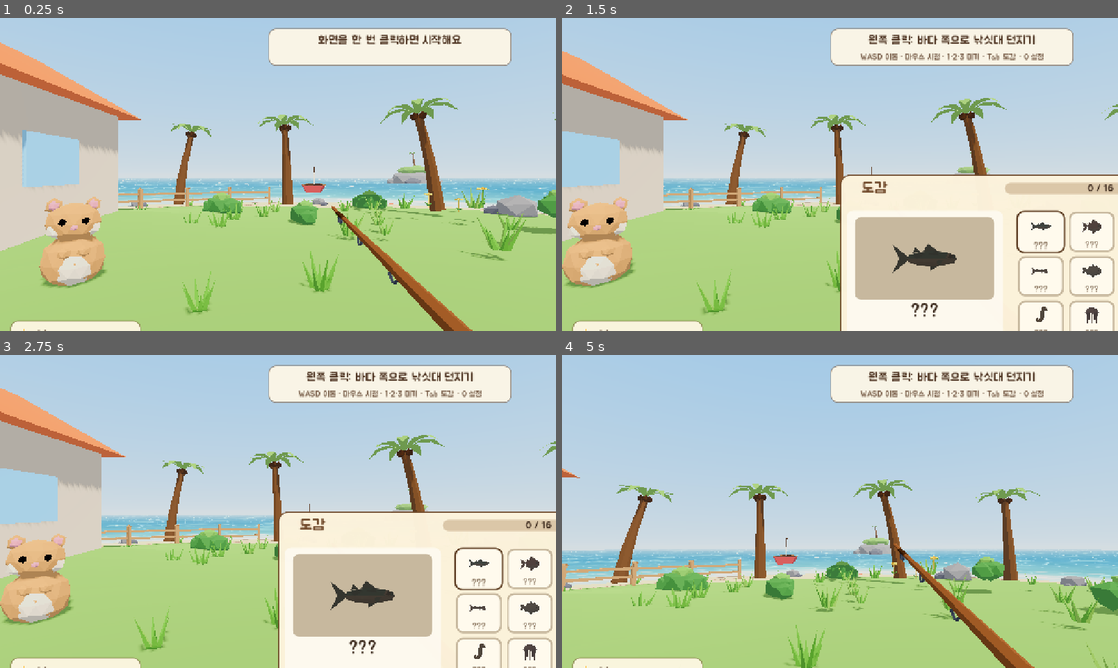
Above: before the commit, frames 1-4 (two rows, left to right).
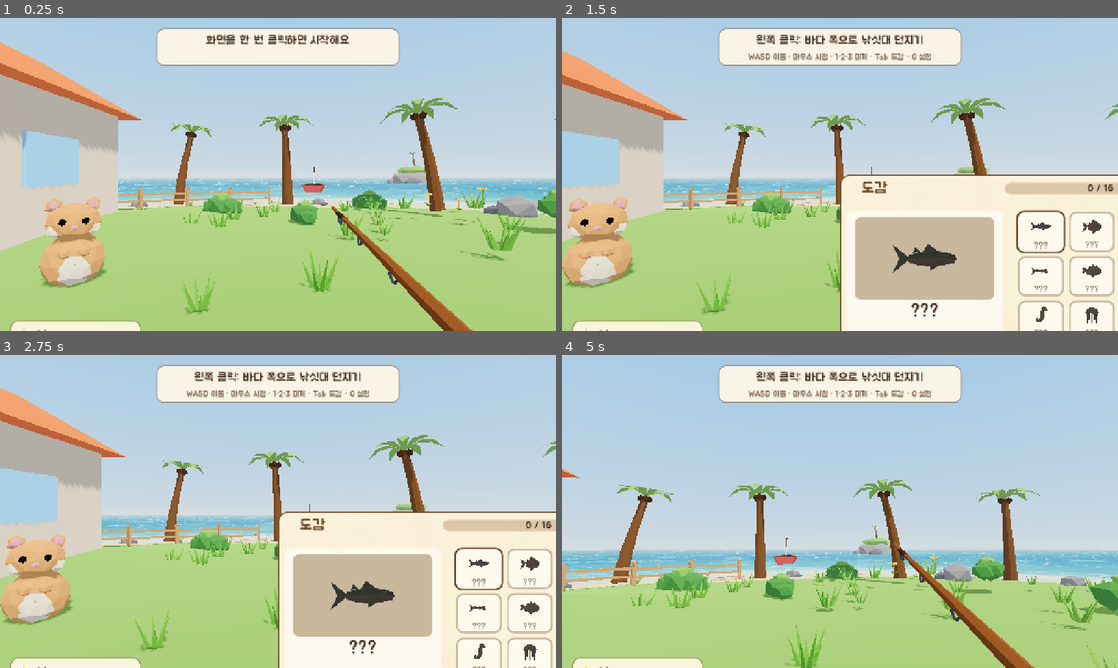
Above: after the commit, the same moments.

Repository: qudrhks36-svg/hanroro-seat-checker
Game: Godot game, scene res://main.tscn
Same seed, same stepped clock (60 frames per second), same inputs: the game is played once before the commit and once after it.
Inputs (mouse positions are in pixels of both pictures, inside the frame that each line leads up to):
- Up to frame 1 (0.25 s): no input
- Up to frame 2 (1.5 s): tap Enter at 0.5 s; move the mouse to (962, 158) at 0.52 s; hold D 0.53-1.25 s; tap E at 0.6 s; click (962, 158) at 0.67 s; tap Tab at 0.8 s; tap Space at 1.25 s; drag from (728, 190) to (812, 237) at 1.27 s
- Up to frame 3 (2.75 s): move the mouse to (333, 442) at 2.02 s; hold D from 2.03 s (still down); tap O at 2.1 s; click (333, 442) at 2.17 s; tap E at 2.3 s
- Up to frame 4 (5 s): release D at 2.75 s; drag from (812, 574) to (673, 464) at 2.77 s; move the mouse to (1006, 558) at 3.52 s; hold A 3.53-4.25 s; tap Tab at 3.6 s; click (1006, 558) at 3.67 s; tap O at 3.8 s; tap Escape at 4.15 s; drag from (673, 464) to (756, 433) at 4.27 s

The runs differ from the first frame. In frame 1, 5.4% of the frame differs, in the area x 28-92%, y 3-16%; in frame 2, 5.8%; in frame 3, 5.8%; in frame 4, 5.8%.

Commit message:
feat(godot): step 6 - NPC dialog, selling, rod upgrade
Co-Authored-By: Claude Sonnet 5.5 <noreply@anthropic.com>

Diff:
--- a/fishing-game/godot/scripts/catalog.gd
+++ b/fishing-game/godot/scripts/catalog.gd
@@ -48,6 +48,8 @@
 
 func _unhandled_input(event: InputEvent) -> void:
 	if event is InputEventKey and event.pressed and not event.echo:
+		if Game.modal != "" and Game.modal != "catalog":
+			return   # 다른 창(설정·대화)이 열려 있으면 무시
 		if event.keycode == KEY_TAB:
 			set_open(not is_open, true)
 			get_viewport().set_input_as_handled()
@@ -57,6 +59,7 @@
 
 func set_open(open: bool, relock: bool) -> void:
 	is_open = open
+	Game.modal = "catalog" if open else ""
 	root.visible = open
 	get_tree().paused = open
 	if open:
--- /dev/null
+++ b/fishing-game/godot/scripts/dialog.gd
@@ -0,0 +1,345 @@
+extends CanvasLayer
+# NPC 대화·상점 (포팅 6단계, 유니티 ShopNPC + TalkNPC + DialogView, GDD 3·9번): 바틀이(상점: 팔기·낚싯대), 끼룩이·모카(짧은 대사), 돌쇠(노을에만, 1.2배로 삼).
+# 3m 안에서 바라보고 E → 대화창. 열려 있는 동안 시간이 멈추고 마우스가 보임. 왼쪽 클릭 = 물고기 모두 팔기, 오른쪽 클릭 = 낚싯대 업그레이드(바틀이), E/Esc = 닫기.
+# 집 꾸미기(F)·낚시 대회(C) 키는 7·8단계에서 붙임. 대사·값은 data/dialog.json, data/fishing.json(낚싯대 값).
+
+const Game := preload("res://scripts/game_state.gd")
+const ThemeUI := preload("res://scripts/ui_theme.gd")
+const SaveScript := preload("res://scripts/save_data.gd")
+const SfxScript := preload("res://scripts/sfx.gd")
+const TimeScript := preload("res://scripts/time_of_day.gd")
+const DIALOG_JSON := "res://data/dialog.json"
+
+const TALK_DISTANCE := 3.0
+const LOOK_DOT := 0.8
+const W := 1080.0
+const NPC_PATHS := {"바틀이": "Island/Bartle", "끼룩이": "Island/Seagull", "모카": "Island/Cat", "돌쇠": "Island/Merchant"}
+const VOICES := {"끼룩이": "voice_seagull", "모카": "voice_cat", "돌쇠": "voice_merchant"}
+const INK := Color(0.22, 0.15, 0.10)
+
+static var is_open := false
+var debug := false                   # 시험용: 상태를 로그로 찍음
+
+var cam: Camera3D
+var world: Node3D
+var npcs: Array = []                 # {name, color, data, pos, up, model}
+var current := -1                    # 지금 대화 중인 NPC
+var near := -1                       # 지금 바라보는 NPC(안내가 뜬 것)
+var message := ""
+var sold := false
+var assume_captured := false         # 시험용: 마우스 잠금 없이도 잠긴 것으로 침
+var last_near := -2
+var test_near := -1                   # 시험용: 마우스 잠금 없이도 이 NPC를 바라보는 것으로 침
+
+# 화면
+var prompt: PanelContainer
+var prompt_label: Label
+var box: Panel
+var tag: Panel
+var tag_label: Label
+var message_label: Label
+var info_box: Panel
+var info_label: Label
+var chips: HBoxContainer
+
+func setup(camera: Camera3D, world_node: Node3D) -> void:
+	cam = camera
+	world = world_node
+	process_mode = Node.PROCESS_MODE_ALWAYS   # 시간이 멈춰도(일시정지) 입력을 받음
+	layer = 5
+	Game.ensure_loaded()
+	var d: Dictionary = JSON.parse_string(FileAccess.get_file_as_string(DIALOG_JSON))
+	for n in d["npcs"]:
+		var item: Dictionary
+		for it in world.items:
+			if it["path"] == NPC_PATHS[n["name"]]:
+				item = it
+		var p: Array = item["pos"]
+		var is_shop: bool = n["name"] == "바틀이"
+		var c: Array = n["color"]
+		npcs.append({
+			"name": n["name"], "color": Color(c[0], c[1], c[2]), "data": n, "shop": is_shop,
+			"pos": Vector3(p[0], p[1], -p[2]), "up": 0.7 if is_shop else 0.5,
+			"model": world.models_by_parent.get(NPC_PATHS[n["name"]], null),
+		})
+	_add_shop_collider(0)
+	_build()
+	box.visible = false
+	prompt.visible = false
+
+# 바틀이는 부딪혀서 못 지나감(유니티: 캡슐 충돌 반지름 0.4, 높이 1.3, 중심 y 0.65)
+func _add_shop_collider(i: int) -> void:
+	var body := StaticBody3D.new()
+	var shape := CollisionShape3D.new()
+	var cap := CapsuleShape3D.new()
+	cap.radius = 0.4
+	cap.height = 1.3
+	shape.shape = cap
+	body.add_child(shape)
+	body.position = npcs[i]["pos"] + Vector3(0, 0.65, 0)
+	world.add_child(body)
+
+# ---- 매 프레임: 바라보는 NPC 찾기 / 돌쇠는 노을에만 보임 ----
+func _is_present(i: int) -> bool:
+	return npcs[i]["name"] != "돌쇠" or TimeScript.period == TimeScript.Period.SUNSET
+
+func _process(_delta: float) -> void:
+	for i in npcs.size():
+		var m = npcs[i]["model"]
+		if m != null and npcs[i]["name"] == "돌쇠":
+			m.visible = _is_present(i)
+	near = -1
+	var free := Game.modal == "" and (Input.mouse_mode == Input.MOUSE_MODE_CAPTURED or test_near >= 0 or assume_captured)
+	if free:
+		if test_near >= 0:
+			near = test_near
+		else:
+			for i in npcs.size():
+				if _is_present(i) and _looking_at(i):
+					near = i
+					break
+	prompt.visible = near >= 0
+	if debug and near != last_near:
+		last_near = near
+		print("[FG] near=", npcs[near]["name"] if near >= 0 else "없음")
+	if near >= 0:
+		var nm: String = npcs[near]["name"]
+		var t := "E: 바틀이와 이야기하기" if npcs[near]["shop"] else "E: %s에게 말 걸기" % nm
+		if prompt_label.text != t:
+			prompt_label.text = t
+
+func _looking_at(i: int) -> bool:
+	var to: Vector3 = npcs[i]["pos"] + Vector3.UP * float(npcs[i]["up"]) - cam.global_position
+	if to.length() > TALK_DISTANCE:
+		return false
+	return (-cam.global_transform.basis.z).dot(to.normalized()) > LOOK_DOT
+
+# ---- 입력 ----
+func _unhandled_input(event: InputEvent) -> void:
+	if event is InputEventKey and event.pressed and not event.echo:
+		if is_open:
+			if event.keycode == KEY_E:
+				close(true)
+				get_viewport().set_input_as_handled()
+			elif event.keycode == KEY_ESCAPE:
+				close(false)   # Esc는 브라우저가 이미 마우스 잠금을 풀었으므로 다시 잠그지 않음
+				get_viewport().set_input_as_handled()
+		elif event.keycode == KEY_E and near >= 0:
+			open(near)
+			get_viewport().set_input_as_handled()
+	elif event is InputEventMouseButton and event.pressed and is_open:
+		if event.button_index == MOUSE_BUTTON_LEFT:
+			sell_all()
+		elif event.button_index == MOUSE_BUTTON_RIGHT:
+			buy_rod()
+
+func open(i: int) -> void:
+	current = i
+	is_open = true
+	Game.modal = "dialog"
+	get_tree().paused = true
+	Input.mouse_mode = Input.MOUSE_MODE_VISIBLE
+	prompt.visible = false
+	sold = false
+	var n: Dictionary = npcs[i]["data"]
+	if npcs[i]["shop"]:
+		message = "저, 저기… 물고기 잡으셨네요." if _inventory_count() > 0 else n["tips"][randi() % n["tips"].size()]
+	elif n.has("lines"):
+		message = n["lines"][randi() % n["lines"].size()]
+	else:   # 돌쇠
+		message = n["has_fish"] if _inventory_count() > 0 else n["no_fish"]
+	if VOICES.has(n["name"]):
+		SfxScript.play(VOICES[n["name"]], 0.5)
+	box.visible = true
+	_refresh()
+
+func close(relock: bool) -> void:
+	is_open = false
+	Game.modal = ""
+	current = -1
+	box.visible = false
+	get_tree().paused = false
+	Input.mouse_mode = Input.MOUSE_MODE_CAPTURED if relock else Input.MOUSE_MODE_VISIBLE
+
+# ---- 팔기·업그레이드 ----
+func _inventory_count() -> int:
+	var n := 0
+	for c in Game.inventory:
+		n += int(c)
+	return n
+
+func _inventory_value() -> int:
+	var v := 0
+	for i in Game.inventory.size():
+		v += int(Game.inventory[i]) * Game.price(i)
+	return v
+
+func _buy_multiplier() -> float:
+	return float(npcs[current]["data"].get("buy_multiplier", 1.0))
+
+func _can_buy_fish() -> bool:
+	return current >= 0 and (npcs[current]["shop"] or npcs[current]["data"].has("buy_multiplier"))
+
+# 보유 물고기를 모두 판다 (바틀이 ×1.0, 돌쇠 ×1.2 반올림)
+func sell_all() -> void:
+	if current < 0 or not _can_buy_fish() or _inventory_count() == 0:
+		return
+	var earned := roundi(_inventory_value() * _buy_multiplier())
+	Game.inventory.fill(0)
+	Game.money += earned
+	SaveScript.save_game()
+	SfxScript.play("sell")
+	var n: Dictionary = npcs[current]["data"]
+	message = String(n["sold"]).replace("{n}", str(earned))
+	sold = true
+	_refresh()
+
+func buy_rod() -> void:
+	if current < 0 or not npcs[current]["shop"]:
+		return
+	var n: Dictionary = npcs[current]["data"]
+	if Game.rod_level >= Game.rods.size() - 1:
+		message = n["rod_max"]
+	else:
+		var next: Dictionary = Game.rods[Game.rod_level + 1]
+		var cost := int(next["cost"])
+		if Game.money >= cost:
+			Game.money -= cost
+			Game.rod_level += 1
+			SaveScript.save_game()
+			SfxScript.play("upgrade")
+			message = String(n["rod_bought"]).replace("{rod}", next["name"])
+		else:
+			message = String(n["rod_short"]).replace("{cost}", str(cost))
+	sold = true
+	_refresh()
+
+# ---- 화면 갱신 ----
+func _refresh() -> void:
+	var n: Dictionary = npcs[current]["data"]
+	var shop: bool = npcs[current]["shop"]
+	var has_info: bool = shop or n.has("buy_multiplier")
+	message_label.text = message
+	info_box.visible = has_info
+	box.custom_minimum_size = Vector2(W, 346 if has_info else 196)
+	box.size = box.custom_minimum_size
+	_place_box()
+	tag_label.text = n["name"]
+	tag.size = Vector2(maxf(170.0, 40.0 + String(n["name"]).length() * 34.0), 54)
+	tag.position = Vector2(28, -27)
+	tag_label.size = tag.size
+	ThemeUI.set_box_color(tag, npcs[current]["color"])
+	ThemeUI.set_box_border(tag, (npcs[current]["color"] as Color) * 0.5, 2)
+
+	var info := ""
+	var hints: Array = []
+	if has_info:
+		if _inventory_count() > 0:
+			for i in Game.inventory.size():
+				if Game.inventory[i] > 0:
+					info += "%s x%d   " % [Game.fish[i]["name"], Game.inventory[i]]
+			var total := roundi(_inventory_value() * (_buy_multiplier() if not shop else 1.0))
+			info += "\n합계 %d원" % total
+			hints.append(["왼쪽 클릭", "팔기" if shop else "모두 팔기"])
+		elif not sold:
+			info = "(팔 물고기가 없어요)"
+		if shop:
+			info += "\n낚싯대: %s" % Game.rods[Game.rod_level]["name"]
+			if Game.rod_level < Game.rods.size() - 1:
+				var nx: Dictionary = Game.rods[Game.rod_level + 1]
+				info += "   —   다음: %s %d원" % [nx["name"], int(nx["cost"])]
+				hints.append(["오른쪽 클릭", "낚싯대 %d원" % int(nx["cost"])])
+	hints.append(["E / Esc", "닫기"])
+	info_label.text = info
+	_set_chips(hints)
+	if debug:
+		print("[FG] dialog npc=", n["name"], " msg=", message, " | info=", info.replace("\n", " / "), " | chips=", hints.map(func(h): return h[0] + ":" + h[1]), " | money=", Game.money, " inv=", _inventory_count(), " rod=", Game.rod_level)
+
+func _place_box() -> void:
+	var vp := get_viewport().get_visible_rect().size
+	box.position = Vector2((vp.x - W) * 0.5, vp.y - box.size.y - 150.0)
+	# 화면이 대화창보다 좁으면 줄여서 안 잘리게
+	box.pivot_offset = Vector2(W * 0.5, box.size.y)
+	box.scale = Vector2.ONE * minf(1.0, vp.x / (W + 40.0))
+	box.position.y = vp.y - box.size.y - 150.0
+
+func _set_chips(hints: Array) -> void:
+	for c in chips.get_children():
+		c.queue_free()
+	for h in hints:
+		var chip := PanelContainer.new()
+		var sb := StyleBoxFlat.new()
+		sb.bg_color = Color(0.38, 0.26, 0.17, 0.92)
+		sb.set_corner_radius_all(14)
+		sb.content_margin_left = 6
+		sb.content_margin_right = 14
+		sb.content_margin_top = 5
+		sb.content_margin_bottom = 5
+		chip.add_theme_stylebox_override("panel", sb)
+		chip.mouse_filter = Control.MOUSE_FILTER_IGNORE
+		var row := HBoxContainer.new()
+		row.add_theme_constant_override("separation", 8)
+		var badge := PanelContainer.new()
+		var bsb := StyleBoxFlat.new()
+		bsb.bg_color = Color(0.99, 0.95, 0.86)
+		bsb.set_corner_radius_all(12)
+		bsb.content_margin_left = 11
+		bsb.content_margin_right = 11
+		bsb.content_margin_top = 2
+		bsb.content_margin_bottom = 2
+		badge.add_theme_stylebox_override("panel", bsb)
+		badge.add_child(ThemeUI.text(h[0], 20, INK))
+		row.add_child(badge)
+		row.add_child(ThemeUI.text(h[1], 22, Color(0.99, 0.95, 0.86), HORIZONTAL_ALIGNMENT_LEFT))
+		chip.add_child(row)
+		chips.add_child(chip)
+
+# ---- 화면 만들기 ----
+func _build() -> void:
+	# 위쪽 안내 알약 "E: …" (화면 가운데 아래쪽)
+	prompt = ThemeUI.panel()
+	prompt_label = ThemeUI.label("", 28)
+	prompt.add_child(prompt_label)
+	add_child(prompt)
+	prompt.set_anchors_and_offsets_preset(Control.PRESET_CENTER, Control.PRESET_MODE_MINSIZE)
+	prompt.position.y += 80   # 화면 가운데에서 아래로 80
+	prompt.grow_horizontal = Control.GROW_DIRECTION_BOTH   # 글자가 길어져도 가운데 기준으로 커짐
+
+	# 대화창: 크림 판 + 색깔 이름표 + 대사 + (상점·돌쇠) 정보 칸 + 키 안내 알약 줄
+	box = ThemeUI.box(Color(0.99, 0.95, 0.86, 0.97), 22, Color(0.45, 0.30, 0.18, 0.9), 3)
+	box.mouse_filter = Control.MOUSE_FILTER_STOP
+	add_child(box)
+	tag = ThemeUI.box(Color(0.95, 0.62, 0.25), 18, Color(0.5, 0.3, 0.1), 2)
+	box.add_child(tag)
+	tag_label = ThemeUI.text("", 30, Color.WHITE)
+	tag_label.add_theme_color_override("font_outline_color", Color(0.2, 0.12, 0.06, 0.8))
+	tag_label.add_theme_constant_override("outline_size", 4)
+	tag.add_child(tag_label)
+	message_label = ThemeUI.text("", 28, INK, HORIZONTAL_ALIGNMENT_LEFT)
+	message_label.vertical_alignment = VERTICAL_ALIGNMENT_TOP
+	message_label.autowrap_mode = TextServer.AUTOWRAP_WORD_SMART
+	message_label.position = Vector2(36, 40)
+	message_label.size = Vector2(W - 72, 112)
+	box.add_child(message_label)
+	info_box = ThemeUI.box(Color(0.96, 0.87, 0.70), 14)
+	info_box.position = Vector2(30, 156)
+	info_box.size = Vector2(W - 60, 118)
+	box.add_child(info_box)
+	info_label = ThemeUI.text("", 24, INK, HORIZONTAL_ALIGNMENT_LEFT)
+	info_label.vertical_alignment = VERTICAL_ALIGNMENT_TOP
+	info_label.autowrap_mode = TextServer.AUTOWRAP_WORD_SMART
+	info_label.position = Vector2(16, 10)
+	info_label.size = Vector2(W - 92, 100)
+	info_box.add_child(info_label)
+	chips = HBoxContainer.new()
+	chips.add_theme_constant_override("separation", 14)
+	chips.mouse_filter = Control.MOUSE_FILTER_IGNORE
+	box.add_child(chips)
+	chips.anchor_left = 0.0   # 아래쪽 왼쪽 모서리 기준, 글자 길이에 맞춰 오른쪽으로 늘어남
+	chips.anchor_right = 0.0
+	chips.anchor_top = 1.0
+	chips.anchor_bottom = 1.0
+	chips.offset_left = 30
+	chips.offset_right = 30
+	chips.offset_top = -60
+	chips.offset_bottom = -20
--- a/fishing-game/godot/scripts/fishing_rod.gd
+++ b/fishing-game/godot/scripts/fishing_rod.gd
@@ -48,6 +48,7 @@
 var gauge := 0.0
 var toast_until := 0.0
 var catches := 0
+var shown_rod := -1                    # 지금 보이는 낚싯대 단계
 
 # 화면
 var ui: CanvasLayer
@@ -67,7 +68,8 @@
 	cam = camera
 	world = world_node
 	Game.ensure_loaded()
-	_build_rod(0)
+	_build_rod(Game.rod_level)
+	shown_rod = Game.rod_level
 	_build_bobber_and_line()
 	_build_ui()
 	_set_casting(false)
@@ -165,6 +167,7 @@
 	guide.add_child(v)
 	ui.add_child(guide)
 	guide.set_anchors_and_offsets_preset(Control.PRESET_CENTER_TOP, Control.PRESET_MODE_MINSIZE, 24)
+	guide.grow_horizontal = Control.GROW_DIRECTION_BOTH   # 글자가 길어져도 가운데 기준으로 커짐
 
 	toast = ThemeUI.panel()
 	toast_label = ThemeUI.label("", 30)
@@ -172,6 +175,7 @@
 	toast.visible = false
 	ui.add_child(toast)
 	toast.set_anchors_and_offsets_preset(Control.PRESET_CENTER_TOP, Control.PRESET_MODE_MINSIZE, 130)
+	toast.grow_horizontal = Control.GROW_DIRECTION_BOTH
 
 	bang = ThemeUI.label("!", 96, Color(1.0, 0.9, 0.3))
 	bang.add_theme_color_override("font_outline_color", Color(0.3, 0.15, 0.05))
@@ -209,6 +213,9 @@
 
 # ---- 매 프레임 ----
 func _process(delta: float) -> void:
+	if shown_rod != Game.rod_level:
+		shown_rod = Game.rod_level
+		_build_rod(shown_rod)   # 업그레이드하거나 저장을 불러오면 낚싯대 모양을 바꿈
 	var click := click_pending
 	click_pending = false
 	var captured := Input.mouse_mode == Input.MOUSE_MODE_CAPTURED
--- a/fishing-game/godot/scripts/game_state.gd
+++ b/fishing-game/godot/scripts/game_state.gd
@@ -15,6 +15,7 @@
 static var inventory: Array = []     # 종류별 보유(판매 대기) 마릿수
 static var money := 0
 static var rod_level := 0
+static var modal := ""               # 지금 열려 있는 창("catalog", "settings", "dialog"), 없으면 ""  — 한 번에 하나만 열림
 static var mouse_scale := 1.0        # 마우스 감도 배율 (설정 창, 기본 1.0 = 0.1도/픽셀)
 static var _loaded := false
 
--- a/fishing-game/godot/scripts/main.gd
+++ b/fishing-game/godot/scripts/main.gd
@@ -13,6 +13,7 @@
 const HudScript := preload("res://scripts/hud.gd")
 const CatalogScript := preload("res://scripts/catalog.gd")
 const SettingsScript := preload("res://scripts/settings_ui.gd")
+const DialogScript := preload("res://scripts/dialog.gd")
 const Game := preload("res://scripts/game_state.gd")
 const ResultCardScript := preload("res://scripts/result_card.gd")
 
@@ -128,6 +129,29 @@
 	catalog.set_script(CatalogScript)
 	catalog.name = "Catalog"
 	add_child(catalog)
+	var dialog := CanvasLayer.new()   # NPC 대화·상점 (6단계)
+	dialog.set_script(DialogScript)
+	dialog.name = "Dialog"
+	add_child(dialog)
+	dialog.setup(player.cam, world)
+	if _arg("nearcheck", "") != "":   # 시험용: 마우스 잠금 없이 "바라보면 E 안내" 판정만 확인
+		dialog.debug = true
+		dialog.assume_captured = true
+	if _arg("npc", "") != "":   # 시험용: 이 번호의 NPC와 대화(0 바틀이, 1 끼룩이, 2 모카, 3 돌쇠). --give=N 물고기 N마리씩 주기, --money=N, --act=sell,rod,...
+		dialog.debug = true
+		if _arg("give", "") != "":
+			for i in mini(3, Game.inventory.size()):
+				Game.inventory[i] += int(_arg("give", "0"))
+		if _arg("money", "") != "":
+			Game.money = int(_arg("money", "0"))
+		dialog.open(int(_arg("npc", "0")))
+		for a in _arg("act", "").split(",", false):
+			if a == "sell":
+				dialog.sell_all()
+			elif a == "rod":
+				dialog.buy_rod()
+		print("[FG] after: money=", Game.money, " rod=", Game.rod_level, " zone=", Game.zone_width())
+		dialog.close(false)
 	var settings := CanvasLayer.new()
 	settings.set_script(SettingsScript)
 	settings.name = "Settings"
--- a/fishing-game/godot/scripts/settings_ui.gd
+++ b/fishing-game/godot/scripts/settings_ui.gd
@@ -5,7 +5,6 @@
 const Game := preload("res://scripts/game_state.gd")
 const ThemeUI := preload("res://scripts/ui_theme.gd")
 const SaveScript := preload("res://scripts/save_data.gd")
-const CatalogScript := preload("res://scripts/catalog.gd")
 
 const PANEL := Vector2(560, 300)
 const SENS_MIN := 0.3
@@ -26,8 +25,8 @@
 func _unhandled_input(event: InputEvent) -> void:
 	if not (event is InputEventKey and event.pressed and not event.echo):
 		return
-	if CatalogScript.is_open:
-		return   # 도감이 열려 있으면 도감이 Esc·Tab을 처리
+	if Game.modal != "" and Game.modal != "settings":
+		return   # 다른 창(도감·대화)이 열려 있으면 그 창이 Esc를 처리
 	if event.keycode == KEY_O:
 		set_open(not is_open, true)
 		get_viewport().set_input_as_handled()
@@ -39,6 +38,7 @@
 	if open == is_open:
 		return
 	is_open = open
+	Game.modal = "settings" if open else ""
 	root.visible = open
 	get_tree().paused = open
 	if open:
--- a/fishing-game/godot/scripts/world.gd
+++ b/fishing-game/godot/scripts/world.gd
@@ -11,6 +11,7 @@
 var items: Array = []
 var by_path: Dictionary = {}
 var spawned := 0
+var models_by_parent: Dictionary = {}   # 부모 경로 → 그 아래 모델 노드 (예: "Island/Merchant" → 돌쇠 모델)
 var mat_defs: Dictionary = {}
 var mat_cache: Dictionary = {}
 var unmatched: Dictionary = {}
@@ -161,6 +162,7 @@
 		node.transform = Transform3D(basis.scaled(Vector3(s[0], s[1], s[2])), to_godot_pos(it["pos"]))
 		add_child(node)
 		apply_materials(node)
+		models_by_parent[it["parent"]] = node
 		add_colliders(node, it)
 		spawned += 1
 	add_sea_body()
Not shown, added: fishing-game/godot/scripts/dialog.gd.uid
Not shown, changed: fishing-game/changelog/2026-10-12.md
Not shown, changed: fishing-game/docs/GODOT_PORT.md
